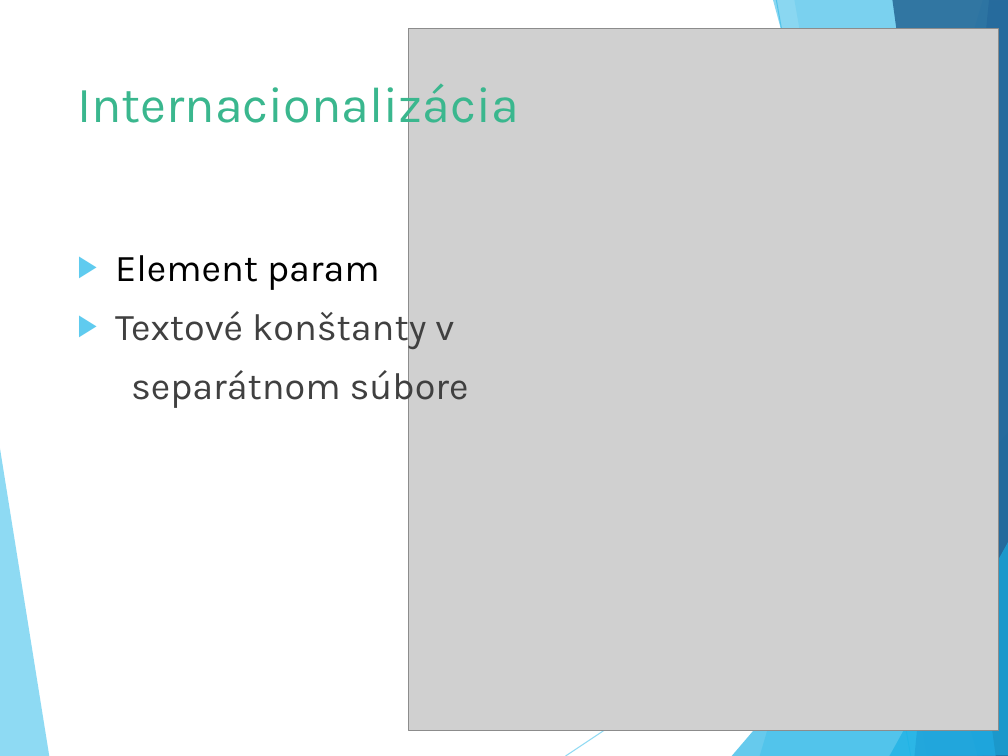
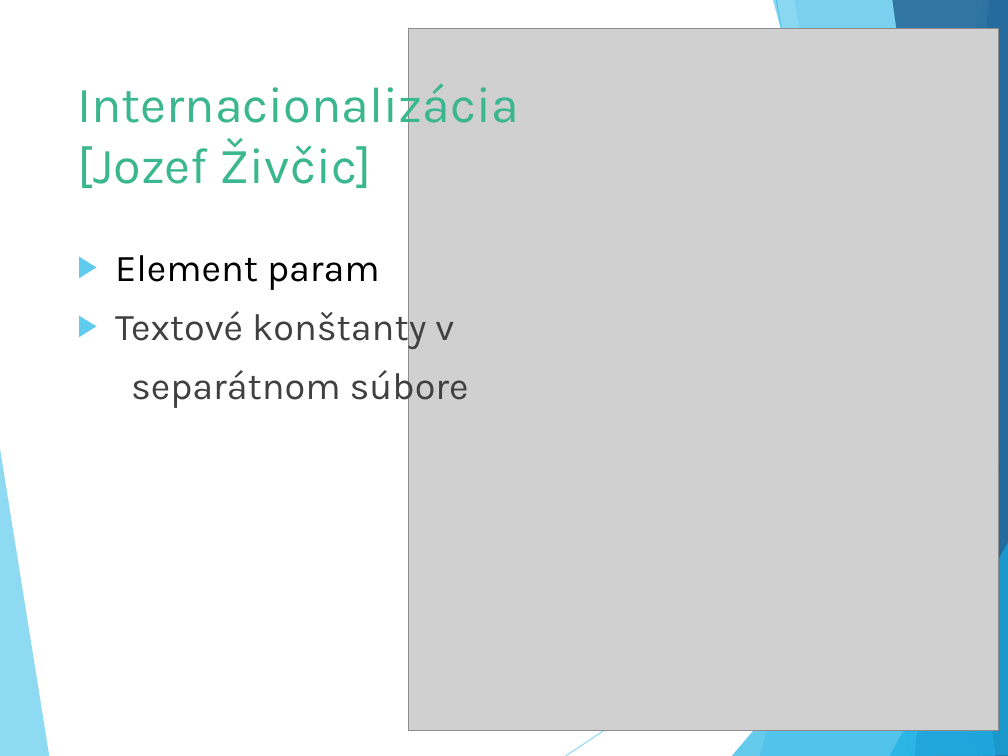
Before and after one commit to Suzii/pb138-cv_generator, a slide deck: slide 18 of defence/obhajoba.pptx (slide 16 before the commit). Drawn at 1008x756 pixels with LibreOffice and Linux fonts; fonts in the diff are those of the drawing; grey boxes stand for pictures. Boxes give left, top, right and bottom in pixels: in the first picture for what was removed or moved away, otherwise in the second. Text is boxed around its words. In the diff, an @@ line names an element or a change of style, - is before the commit and + after.

```diff
--- a/defence/obhajoba.pptx
+++ b/defence/obhajoba.pptx
@@ title at (77, 77, 519, 188): text changed @@
-Internacionalizácia
+Internacionalizácia
+[Jozef Živčic]
```
Also in this commit, not shown: 4 other slides changed, 3 slides added, 2 slides removed, 1 other file.
